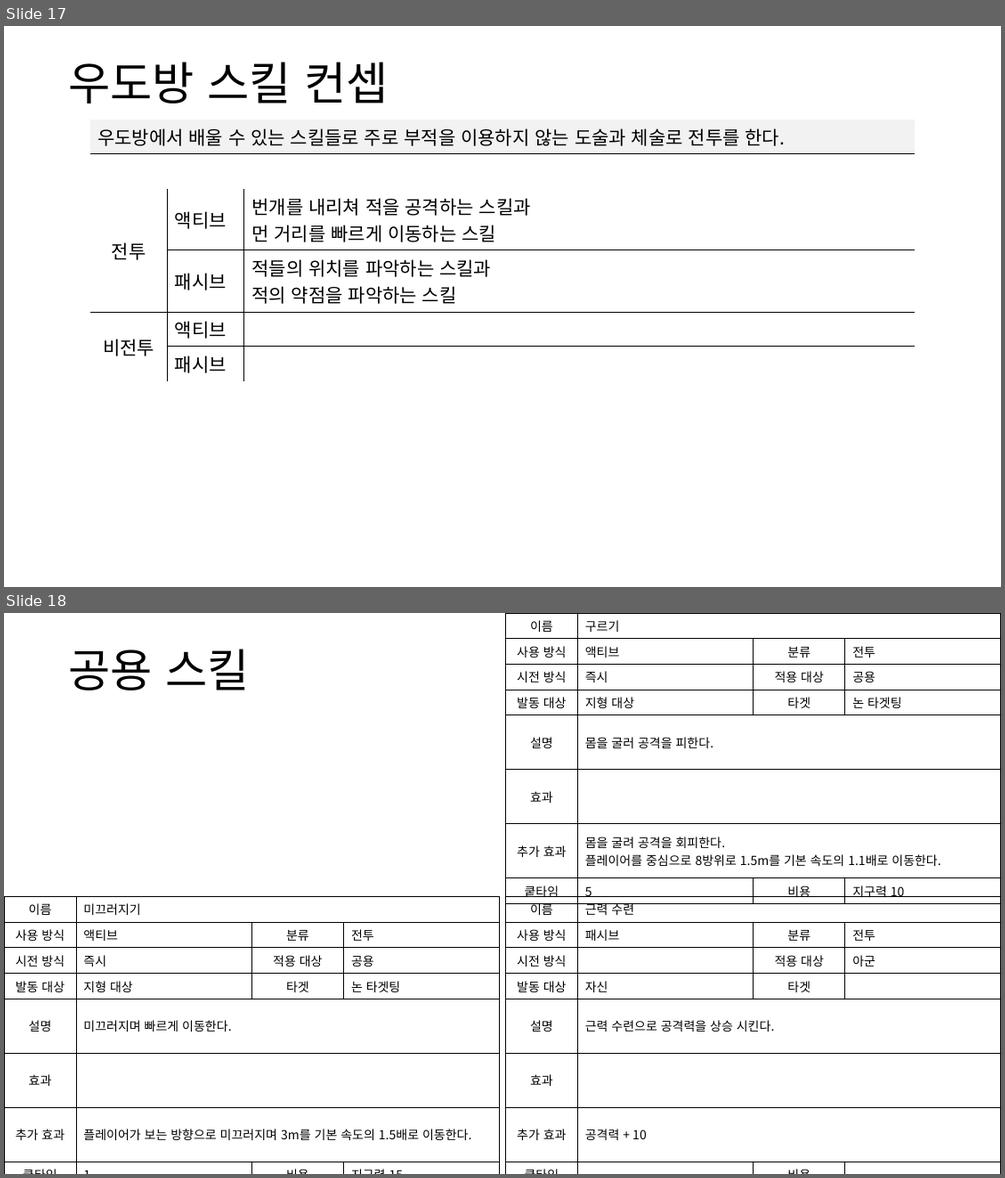
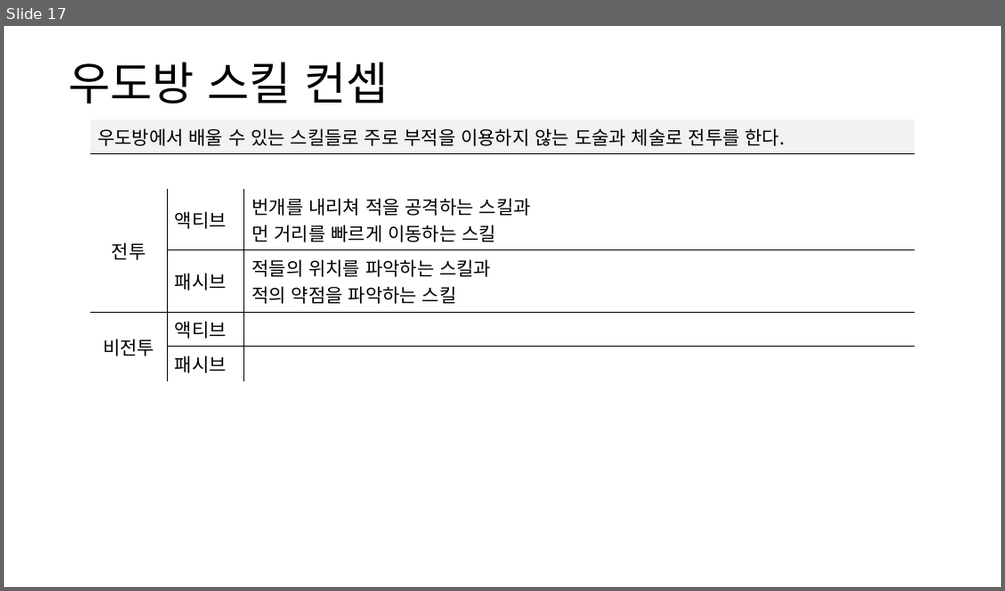
Before and after one commit to yjk0401/unityenginebasic_9th, a slide deck: 기획/방랑엽사전/스킬 기획서.pptx. Shown one above the other, each under a label of ours: slides 17 and 18 before the commit, slide 17 after it. The pictures are 1005x1178 and 1005x591 pixels, drawn with LibreOffice and Linux fonts; fonts in the diff are those of the drawing. Boxes give left, top, right and bottom in pixels: in the first picture for what was removed or moved away, otherwise in the second. Text is boxed around its words. In the diff, an @@ line names an element or a change of style, - is before the commit and + after.

```diff
--- a/기획/방랑엽사전/스킬 기획서.pptx
+++ b/기획/방랑엽사전/스킬 기획서.pptx
@@ slide 18 removed at bbox=[4, 613, 1001, 1174], background #FFFFFF @@
@@ table removed at bbox=[506, 613, 1001, 918], 8 rows, 4 columns @@
-이름 | 구르기 |  | 
-사용 방식 | 액티브 | 분류 | 전투
-시전 방식 | 즉시 | 적용 대상 | 공용
-발동 대상 | 지형 대상 | 타겟 | 논 타겟팅
-설명 | 몸을 굴러 공격을 피한다. |  | 
-효과 |  |  | 
-추가 효과 | 몸을 굴려 공격을 회피한다. / 플레이어를 중심으로 8방위로 1.5m를 기본 속도의 1.1배로 이동한다. |  | 
-쿹타임 | 5 | 비용 | 지구력 10
@@ text removed at bbox=[68, 649, 249, 690] @@
-공용 스킬
@@ table removed at bbox=[4, 896, 500, 1174], 8 rows, 4 columns @@
-이름 | 미끄러지기 |  | 
-사용 방식 | 액티브 | 분류 | 전투
-시전 방식 | 즉시 | 적용 대상 | 공용
-발동 대상 | 지형 대상 | 타겟 | 논 타겟팅
-설명 | 미끄러지며 빠르게 이동한다. |  | 
-효과 |  |  | 
-추가 효과 | 플레이어가 보는 방향으로 미끄러지며 3m를 기본 속도의 1.5배로 이동한다. |  | 
-쿹타임 | 1 | 비용 | 지구력 15
@@ table removed at bbox=[506, 896, 1001, 1174], 8 rows, 4 columns @@
-이름 | 근력 수련 |  | 
-사용 방식 | 패시브 | 분류 | 전투
-시전 방식 |  | 적용 대상 | 아군
-발동 대상 | 자신 | 타겟 | 
-설명 | 근력 수련으로 공격력을 상승 시킨다. |  | 
-효과 |  |  | 
-추가 효과 | 공격력 + 10 |  | 
-쿹타임 |  | 비용 | 
```
Also in this commit, not shown: 41 other slides removed, 11 other files.
